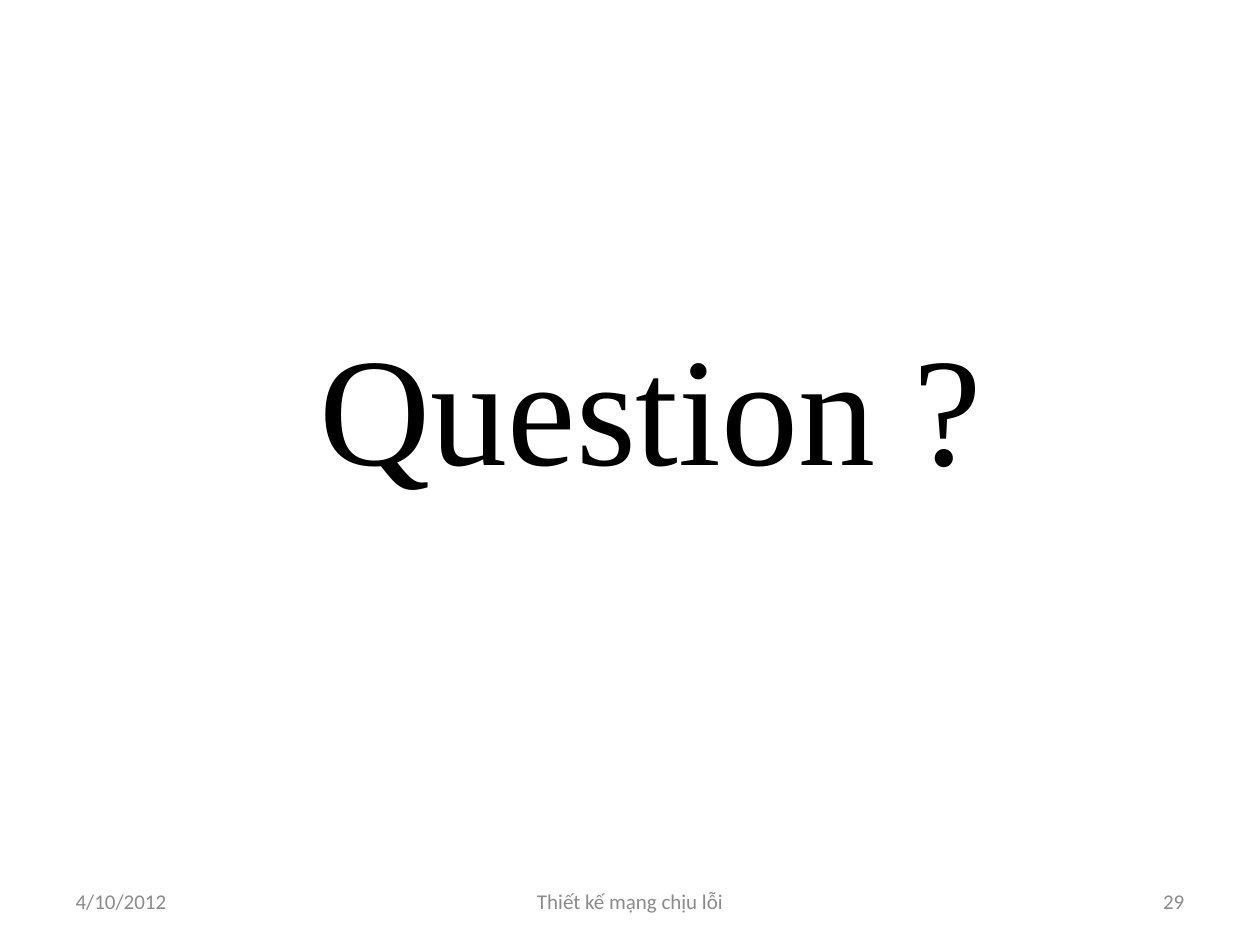
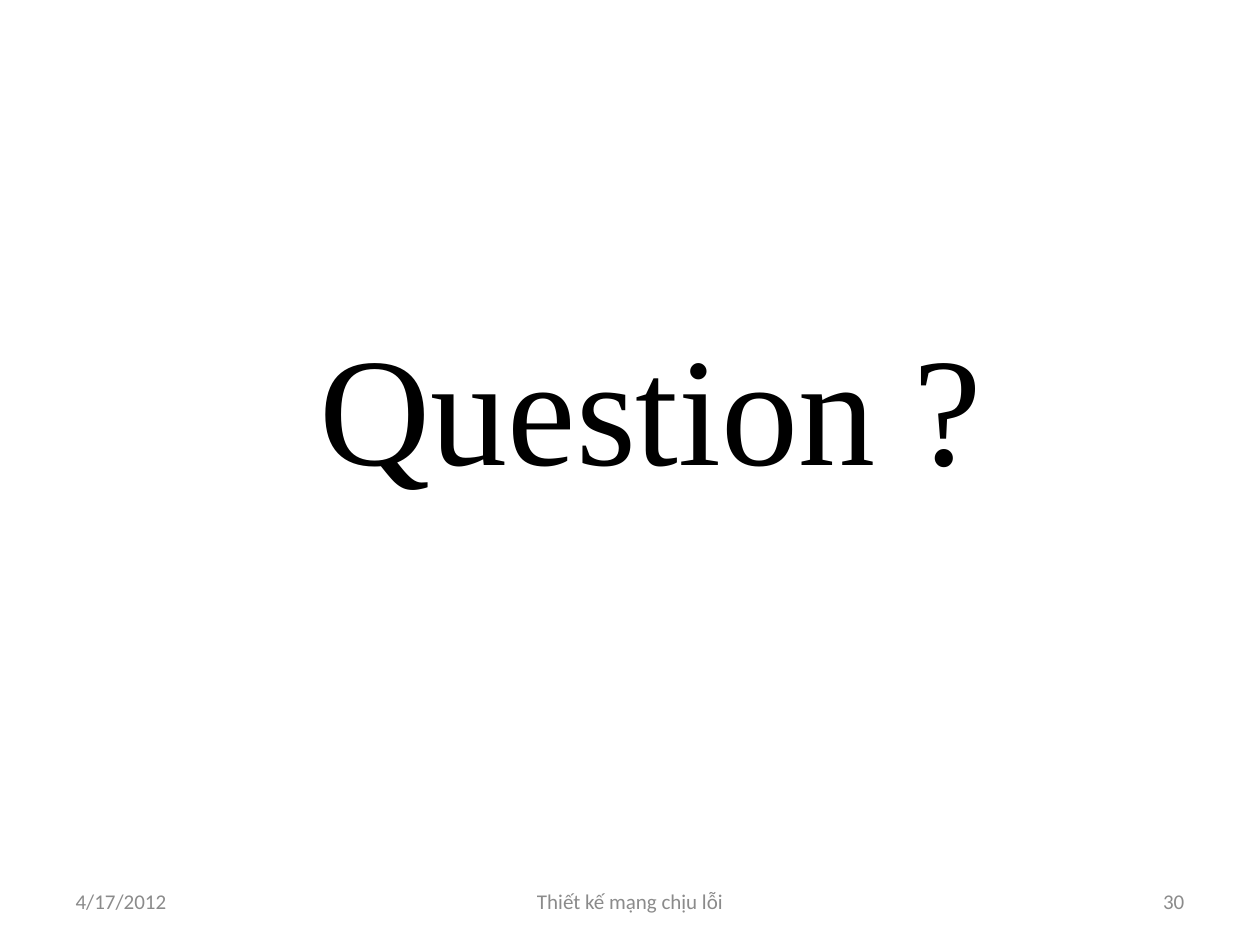
Before and after one commit to luongnv89/GAMSOND, a slide deck: slide 30 of Presents/Luongnv.Intro6.0.pptx (slide 29 before the commit). Drawn at 1260x945 pixels with LibreOffice and Linux fonts; fonts in the diff are those of the drawing. Boxes give left, top, right and bottom in pixels: in the first picture for what was removed or moved away, otherwise in the second. Text is boxed around its words. In the diff, an @@ line names an element or a change of style, - is before the commit and + after.

```diff
--- a/Presents/Luongnv.Intro6.0.pptx
+++ b/Presents/Luongnv.Intro6.0.pptx
@@ text at (76,894,167,910): text changed @@
-4/10/2012
+4/17/2012
@@ page number at (1163,895,1184,909): text changed @@
-29
+30
```
Also in this commit, not shown: 27 other slides changed, 1 slide added, 1 other file.
